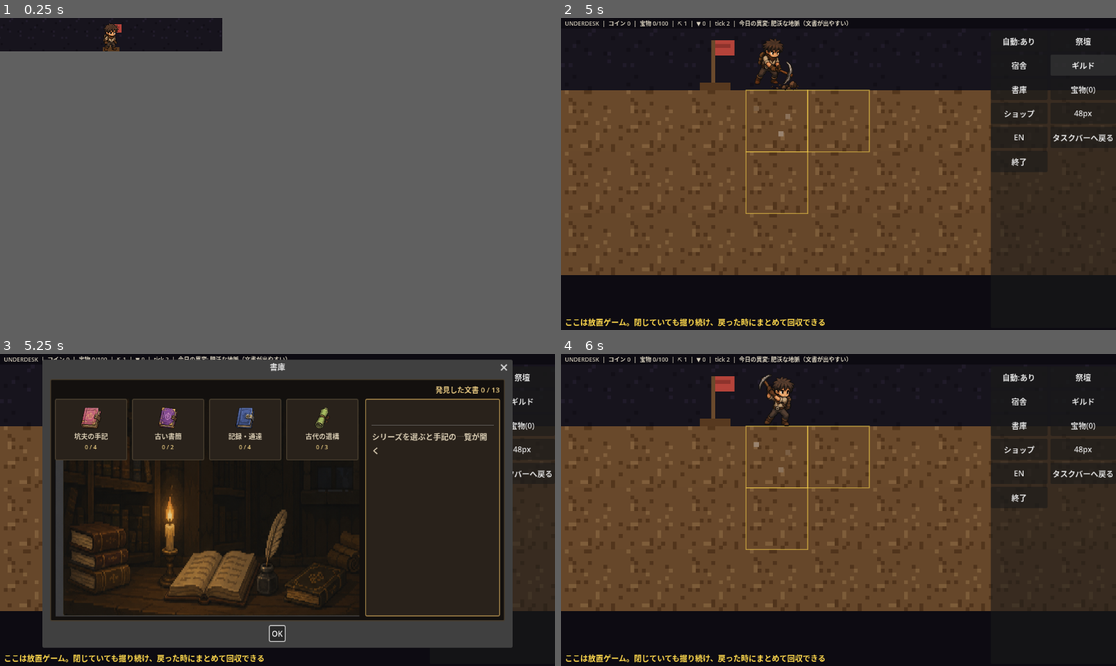
Above: before the commit, frames 1-4 (two rows, left to right).
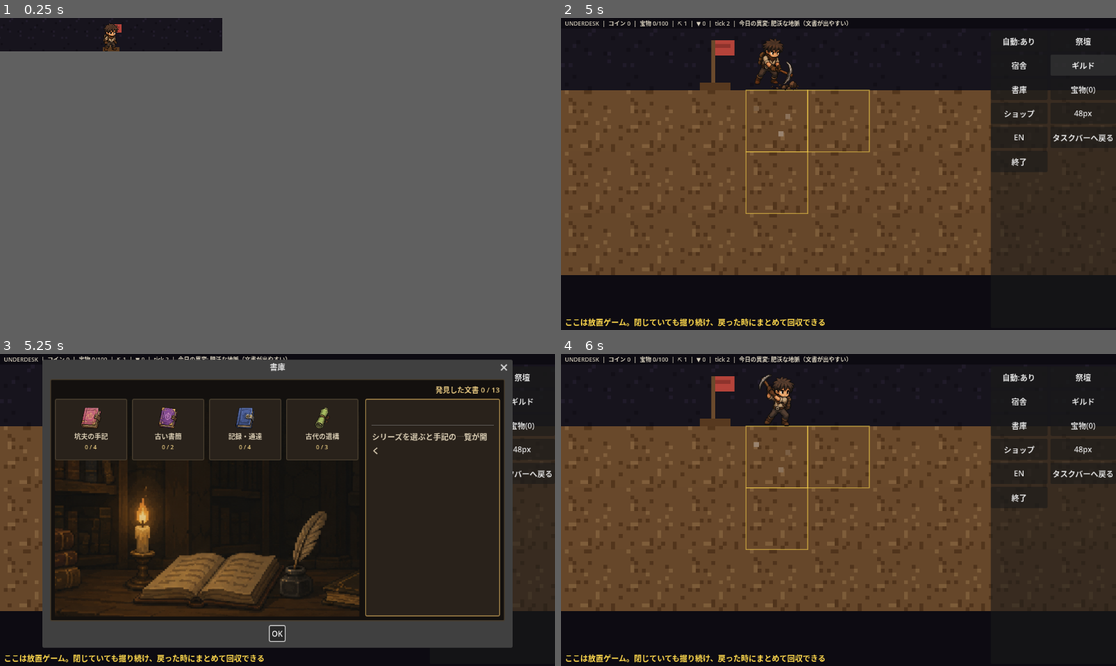
Above: after the commit, the same moments.

Repository: jinsei0604/UnderDesk
Game: Godot game, scene res://src/ui/main.tscn
Same seed, same stepped clock (60 frames per second), same inputs: the game is played once before the commit and once after it.
Inputs (mouse positions are in pixels of both pictures, inside the frame that each line leads up to):
- Up to frame 1 (0.25 s): no input
- Up to frame 2 (5 s): tap Enter at 0.5 s; drag from (672, 33) to (694, 27) at 0.52 s; click "自動:あり" at 1.25 s; click "自動:なし" at 2 s; click "祭壇" at 2.75 s; click "宿舎" at 3.5 s; click "ギルド" at 4.25 s
- Up to frame 3 (5.25 s): click "書庫" at 5 s
- Up to frame 4 (6 s): click "OK" at 5.75 s

Frames 1-2 are identical in both runs. In frame 3, 7.1% of the frame differs, in the area x 9-65%, y 26-85%; in frame 4, nothing differs.

Commit message:
Fix archive background: crop out border bleed, stop it from distorting
Recropped dialog_bg_archive.png a few pixels tighter -- the previous
crop caught a sliver of the mockup's own scrollbar/border on the left
and bottom edges, which showed up as stray lines in-game. Also switch
UDCardDialog's background from STRETCH_SCALE (non-uniform stretch) to
STRETCH_KEEP_ASPECT_COVERED + clip_contents, so it no longer visibly
grows/shrinks when the card count changes between the archive shelf
and a series' document list.

Diff:
--- a/src/ui/card_dialog.gd
+++ b/src/ui/card_dialog.gd
@@ -88,7 +88,8 @@
 	_background_rect = TextureRect.new()
 	_background_rect.set_anchors_preset(Control.PRESET_FULL_RECT)
 	_background_rect.expand_mode = TextureRect.EXPAND_IGNORE_SIZE
-	_background_rect.stretch_mode = TextureRect.STRETCH_SCALE
+	_background_rect.stretch_mode = TextureRect.STRETCH_KEEP_ASPECT_COVERED
+	_background_rect.clip_contents = true
 	_background_rect.visible = false
 	card_area.add_child(_background_rect)
 
Binary file changed: assets/art/dialog_bg_archive.png
